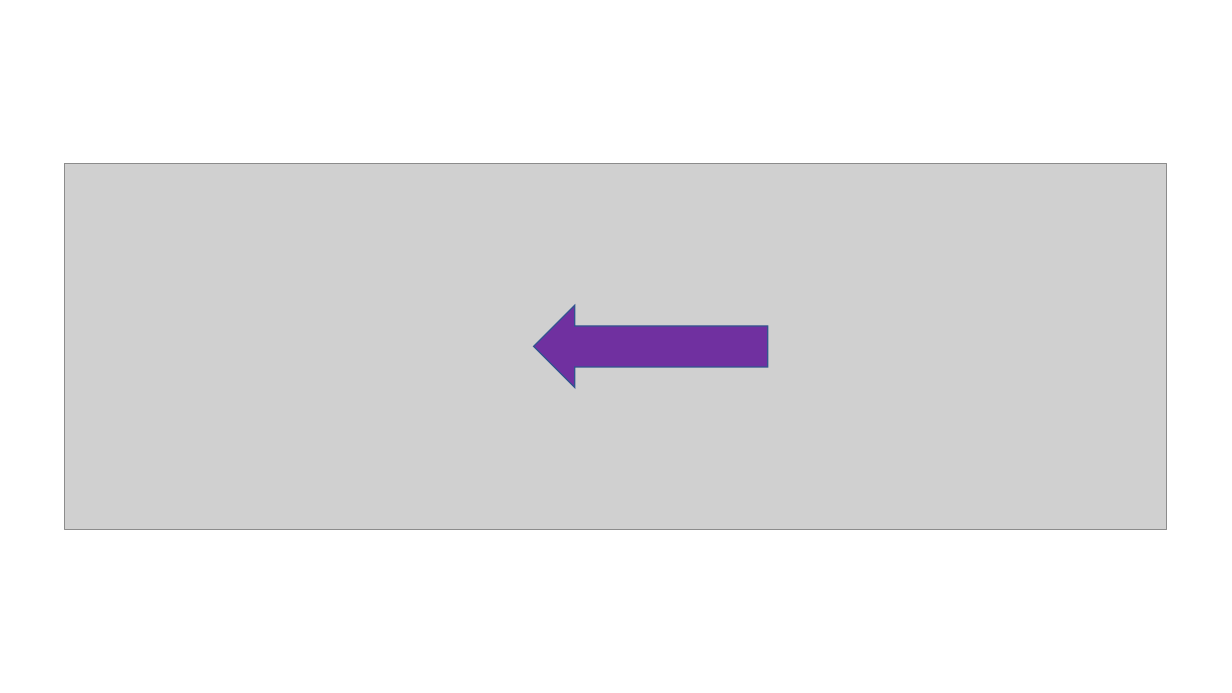
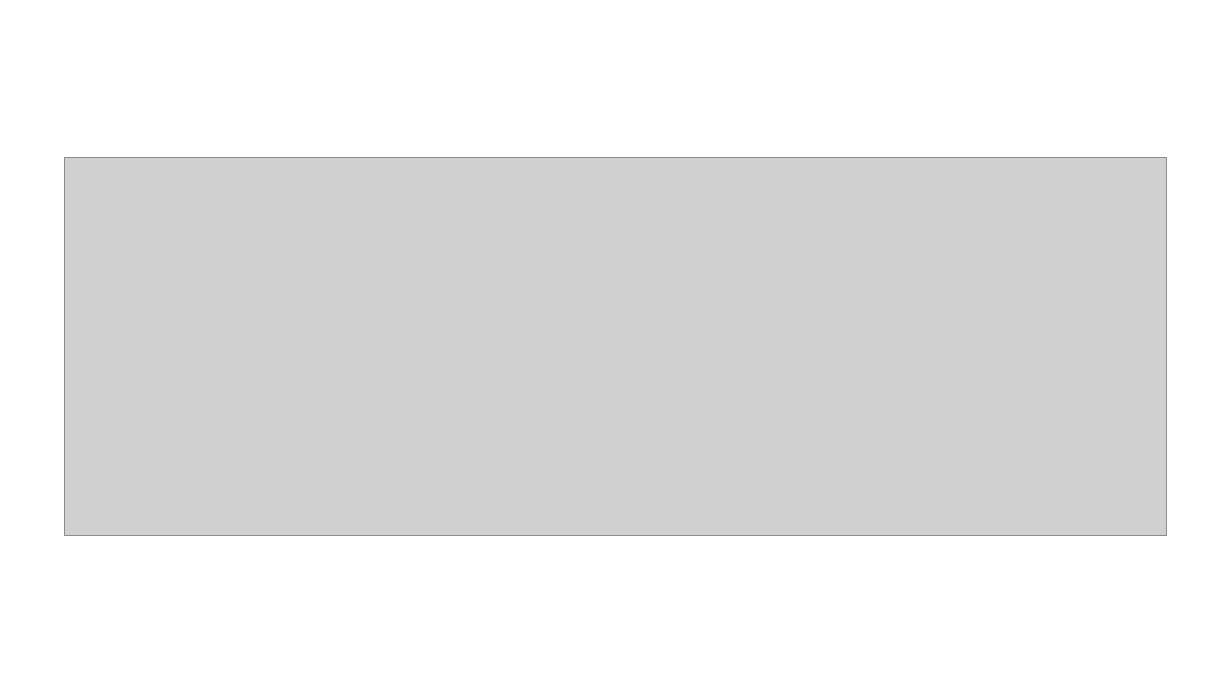
Before and after one commit to story645/proposal, a slide deck: slide 6 of deck/pres.pptx (slide 12 before the commit). Drawn at 1232x693 pixels with LibreOffice and Linux fonts; fonts in the diff are those of the drawing; grey boxes stand for pictures. Boxes give left, top, right and bottom in pixels: in the first picture for what was removed or moved away, otherwise in the second. Text is boxed around its words. In the diff, an @@ line names an element or a change of style, - is before the commit and + after.

```diff
--- a/deck/pres.pptx
+++ b/deck/pres.pptx
@@ picture: place and size @@
-picture at [65, 164, 1167, 531]
+picture at [65, 158, 1167, 535]
@@ right arrow removed at [534, 306, 768, 388] @@
```
Also in this commit, not shown: 3 other slides changed, 20 slides added, 21 slides removed, 35 other files.
